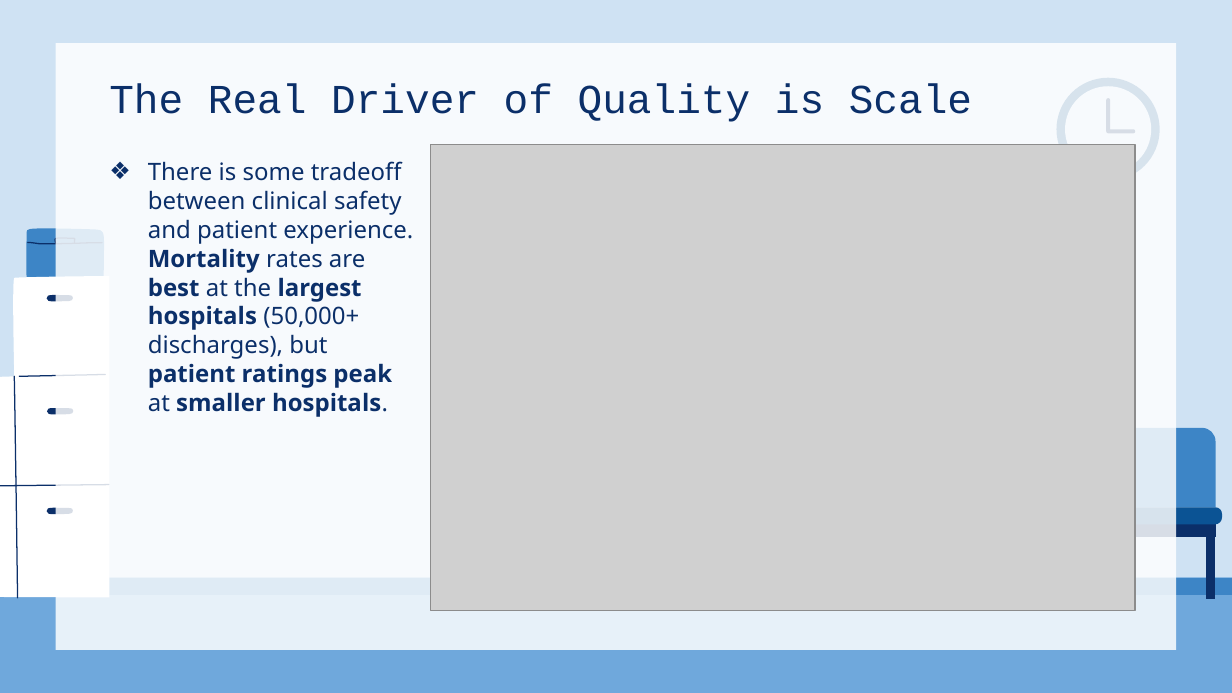
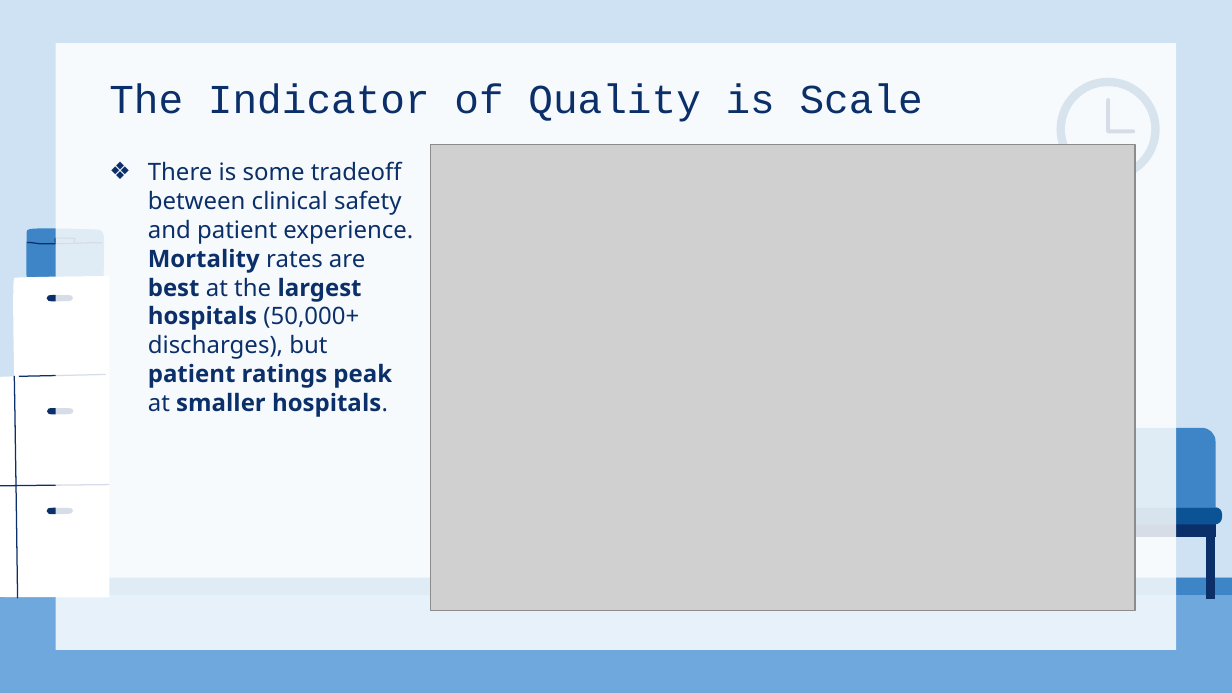
Before and after one commit to kjaques/hospital-financial-and-quality-performance, a slide deck: slide 13 of The Cost of Care Presentation.pptx (slide 12 before the commit). Drawn at 1232x693 pixels with LibreOffice and Linux fonts; fonts in the diff are those of the drawing; grey boxes stand for pictures. Boxes give left, top, right and bottom in pixels: in the first picture for what was removed or moved away, otherwise in the second. Text is boxed around its words. In the diff, an @@ line names an element or a change of style, - is before the commit and + after.

```diff
--- a/The Cost of Care Presentation.pptx
+++ b/The Cost of Care Presentation.pptx
@@ title at [109, 83, 923, 122]: text changed @@
-The Real Driver of Quality is Scale
+The Indicator of Quality is Scale
```
Also in this commit, not shown: 2 other slides changed, 1 slide added, 5 other files.
